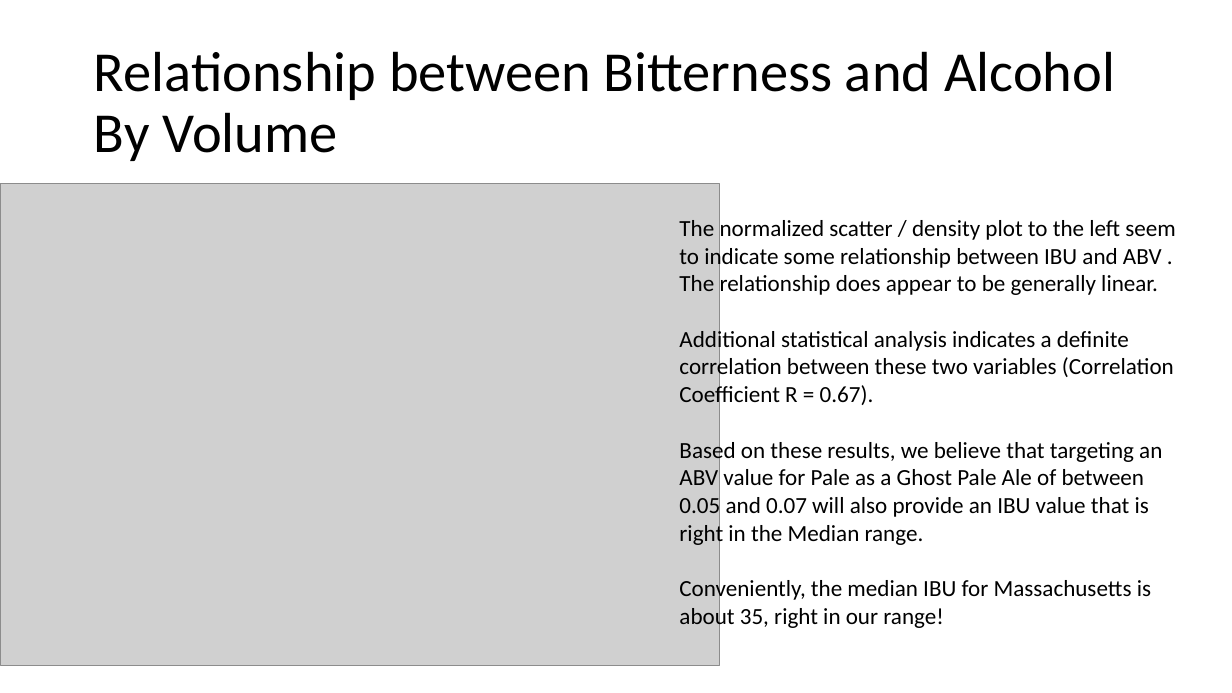
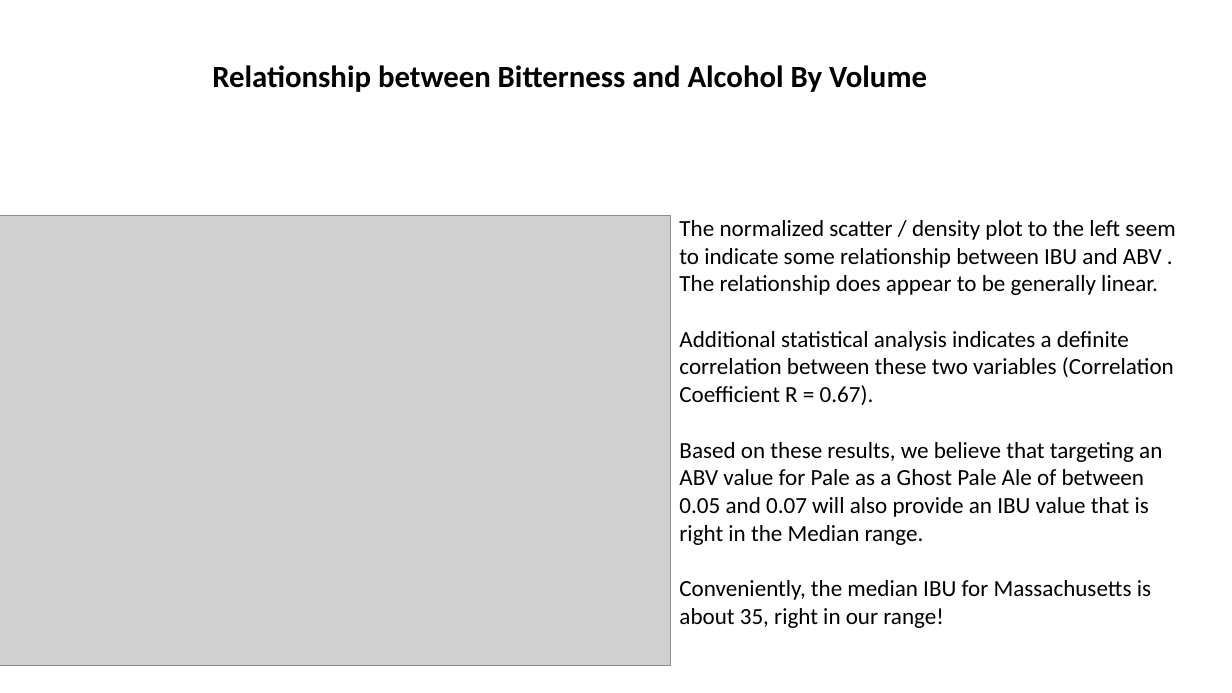
Before and after one commit to cwalenciak/dds_case_study_1, a slide deck: slide 8 of Presentation.pptx. Drawn at 1232x693 pixels with LibreOffice and Linux fonts; fonts in the diff are those of the drawing; grey boxes stand for pictures. Boxes give left, top, right and bottom in pixels: in the first picture for what was removed or moved away, otherwise in the second. Text is boxed around its words. In the diff, an @@ line names an element or a change of style, - is before the commit and + after.

```diff
--- a/Presentation.pptx
+++ b/Presentation.pptx
@@ title "Relationship between Bitterness and Alcohol ...": place and size @@
-title "Relationship between Bitterness and Alcohol ..." at box(94, 51, 1115, 161)
+title "Relationship between Bitterness and Alcohol ..." at box(212, 65, 927, 92)
@@ title "Relationship between Bitterness and Alcohol ..." at box(212, 65, 927, 92): size 44 to 24 pt, bold on @@
@@ picture: place and size @@
-picture at box(0, 183, 719, 665)
+picture at box(0, 216, 671, 666)
```
Also in this commit, not shown: 3 other slides changed.
